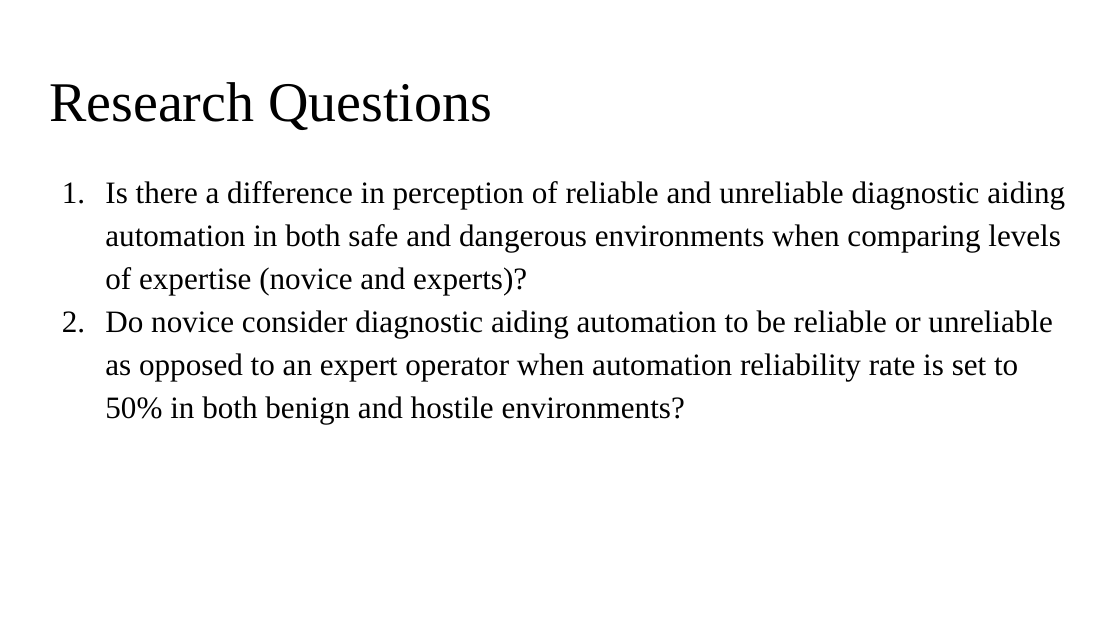
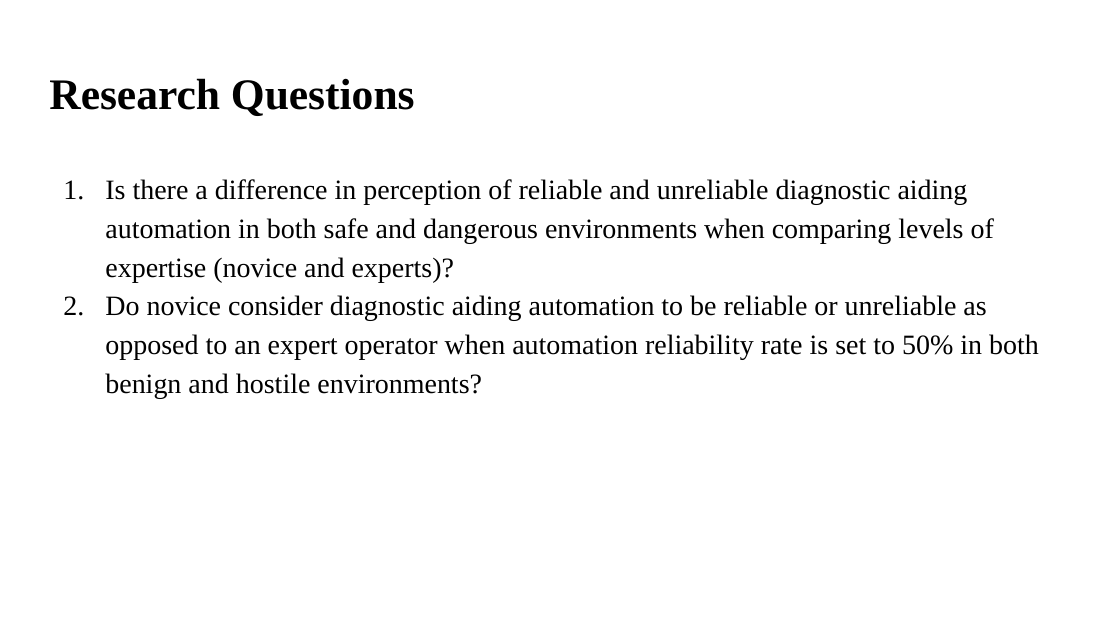
Before and after one commit to blakeanguyen/project_template, a slide deck: slide 8 of Final Project PowerPoint_110218BN.pptx (slide 6 before the commit). Drawn at 1120x630 pixels with LibreOffice and Linux fonts; fonts in the diff are those of the drawing. Boxes give left, top, right and bottom in pixels: in the first picture for what was removed or moved away, otherwise in the second. Text is boxed around its words. In the diff, an @@ line names an element or a change of style, - is before the commit and + after.

```diff
--- a/Final Project PowerPoint_110218BN.pptx
+++ b/Final Project PowerPoint_110218BN.pptx
@@ title "Research Questions" at bbox=[49, 78, 415, 116]: size 36 to 28 pt, bold on @@
@@ text "Is there a difference in ..." at bbox=[105, 179, 1039, 398]: size 20 to 18 pt; indent changed @@
```
Also in this commit, not shown: 5 other slides changed, 11 slides added, 5 slides removed.
